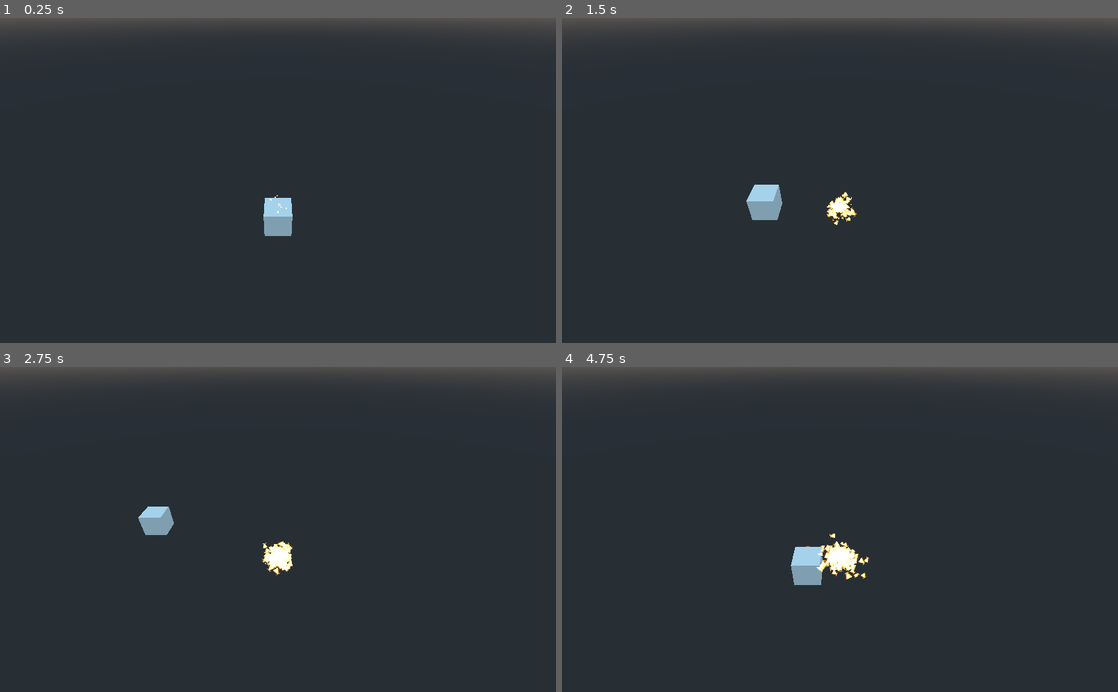
Above: before the commit, frames 1-4 (two rows, left to right).
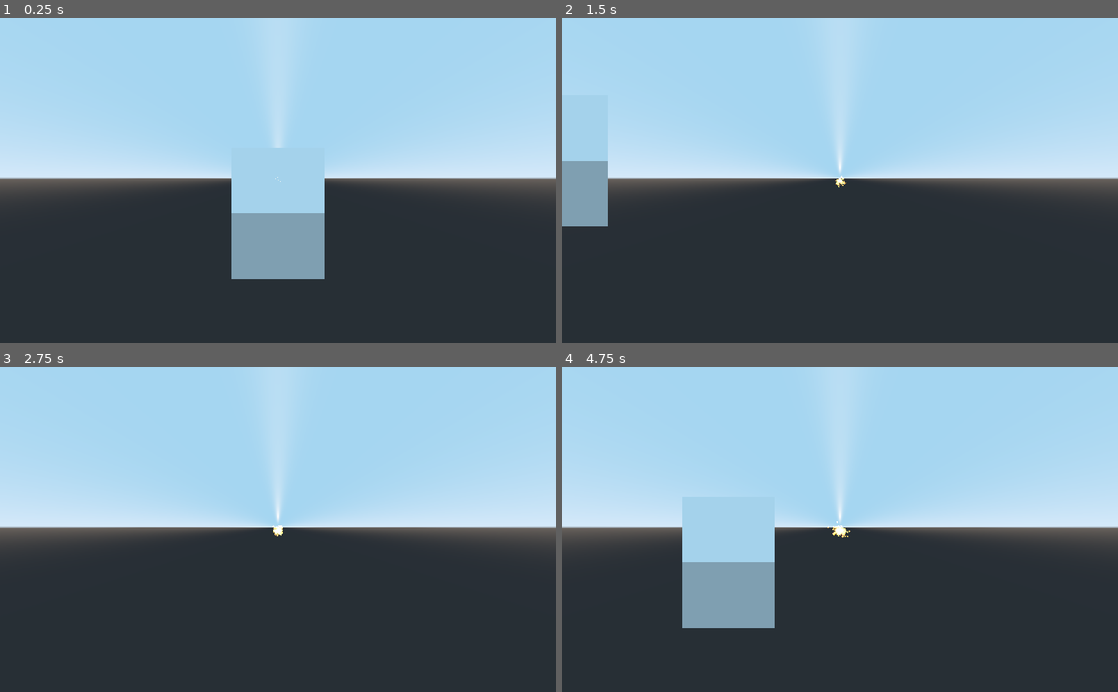
Above: after the commit, the same moments.

Repository: CROmartin/MiniJam70
Game: Godot game, scene res://Scenes-Martin/main.tscn
Same seed, same stepped clock (60 frames per second), same inputs: the game is played once before the commit and once after it.
Inputs:
- Up to frame 1 (0.25 s): no input
- Up to frame 2 (1.5 s): tap Enter at 0.5 s; hold D (right) 0.53-1.28 s; hold S (down) from 1.28 s (still down)
- Up to frame 3 (2.75 s): release S (down) at 2.03 s; hold D (right) from 2.03 s (still down)
- Up to frame 4 (4.75 s): release D (right) at 2.78 s; hold W (up) 2.78-3.53 s; hold A (left) from 3.53 s (still down)

The runs differ from the first frame. In frame 1, 57% of the frame differs, in the area x 0-100%, y 0-81%; in frame 2, 54%; in frame 3, 52%; in frame 4, 58%.

Commit message:
Adjusted player camera

Diff:
--- a/Scenes-Martin/Player.tscn
+++ b/Scenes-Martin/Player.tscn
@@ -49,22 +49,24 @@
 [sub_resource type="QuadMesh" id=7]
 material = SubResource( 6 )
 
-[sub_resource type="BoxShape" id=8]
+[sub_resource type="SphereShape" id=8]
 
 [node name="Player" type="KinematicBody"]
 script = ExtResource( 2 )
 
 [node name="Particles" type="Particles" parent="."]
-transform = Transform( 1, 0, 0, 0, 1, 0, 0, 0, 1, 0, 0.850608, 0 )
+transform = Transform( 0.1, 0, 0, 0, 0.1, 0, 0, 0, 0.1, 0, 0.969639, 0 )
 amount = 5000
 lifetime = 5.0
 process_material = SubResource( 5 )
 draw_pass_1 = SubResource( 7 )
 
 [node name="CollisionShape" type="CollisionShape" parent="."]
-transform = Transform( 1, 0, 0, 0, 1, 0, 0, 0, 1, 0, 0.980684, 0 )
+transform = Transform( 0.1, 0, 0, 0, 0.1, 0, 0, 0, 0.1, 0, 0.980684, 0 )
 shape = SubResource( 8 )
 
 [node name="Camera" type="Camera" parent="."]
-transform = Transform( 1, 0, 0, 0, 0.806507, 0.591225, 0, -0.591225, 0.806507, 0, 12.5122, 12.4886 )
+transform = Transform( 1, 0, 0, 0, 0.707107, 0.707107, 0, -0.707107, 0.707107, 0, 9, 8 )
+projection = 1
 current = true
+size = 7.0
